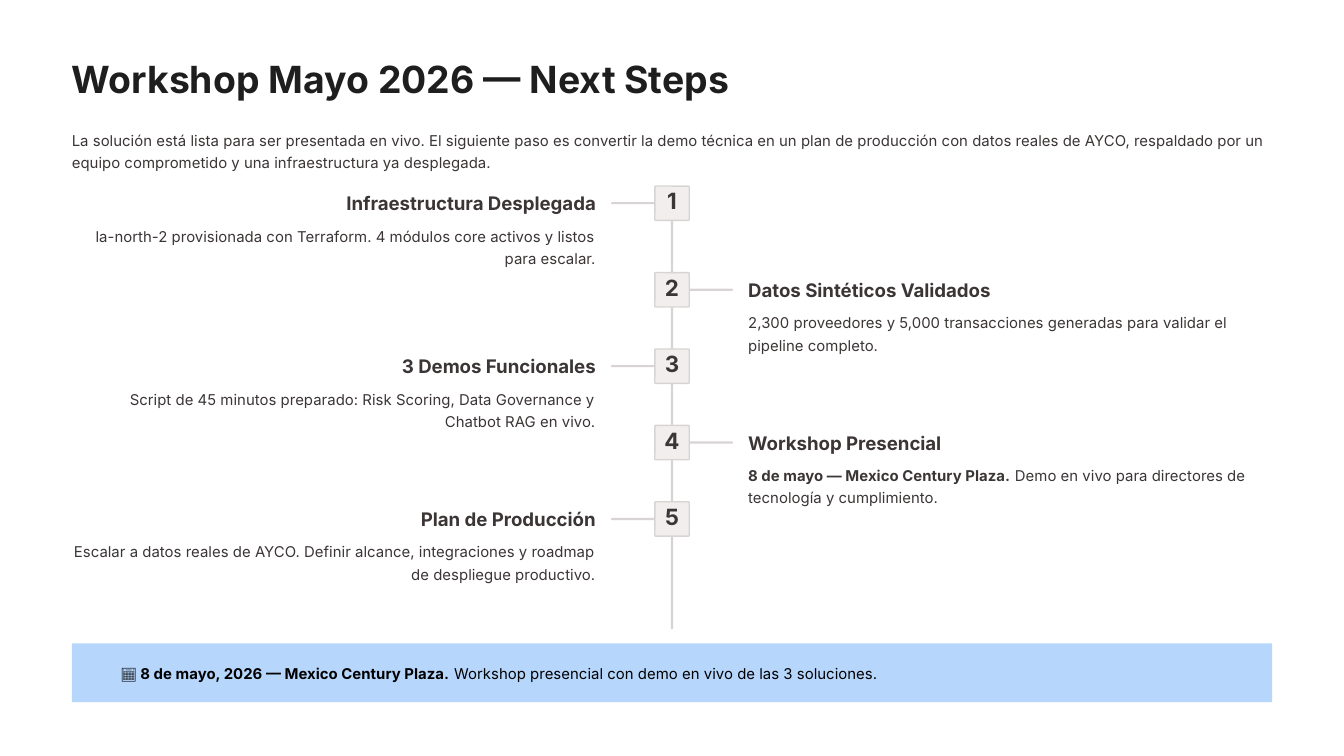
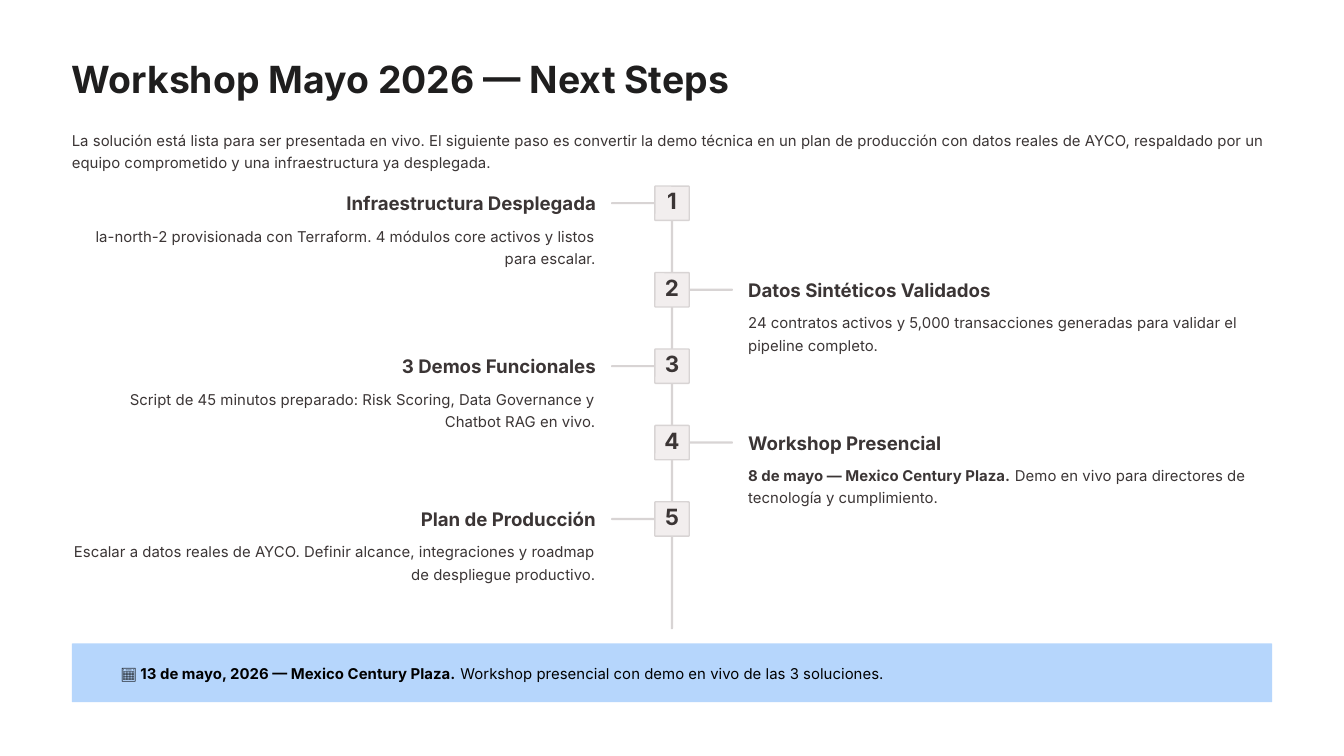
Before and after one commit to Borre/ayco-huawei-cloud, a slide deck: slide 11 of docs/AYCO-Huawei-Cloud.pptx. Drawn at 1344x756 pixels with LibreOffice and Linux fonts; fonts in the diff are those of the drawing; background and template pictures are left out. Boxes give left, top, right and bottom in pixels: in the first picture for what was removed or moved away, otherwise in the second. Text is boxed around its words. In the diff, an @@ line names an element or a change of style, - is before the commit and + after.

Commit message:
docs: update all demo documents with current state (May 13, 2026)
- PPTX: node counts (3→2), record counts (20→24), DWS IP, TCO
- Handover markdown: IPs, counts, exposure numbers
- Regenerated PDFs from sources
- Agent Tools section preserved in handover

```diff
--- a/docs/AYCO-Huawei-Cloud.pptx
+++ b/docs/AYCO-Huawei-Cloud.pptx
@@ text at (748,317,1236,354): text changed @@
-2,300 proveedores y 5,000 transacciones generadas para validar el pipeline completo.
+24 contratos activos y 5,000 transacciones generadas para validar el pipeline completo.
@@ text at (140,667,883,682): text changed @@
-📅 8 de mayo, 2026 — Mexico Century Plaza. Workshop presencial con demo en vivo de las 3 soluciones.
+📅 13 de mayo, 2026 — Mexico Century Plaza. Workshop presencial con demo en vivo de las 3 soluciones.
```
Also in this commit, not shown: 3 other slides changed, 6 other files.
